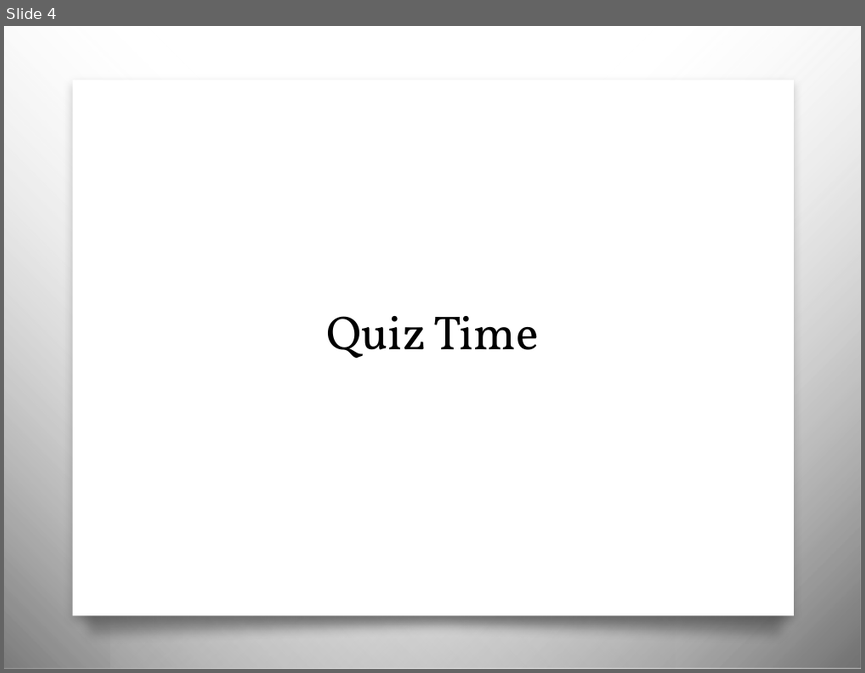
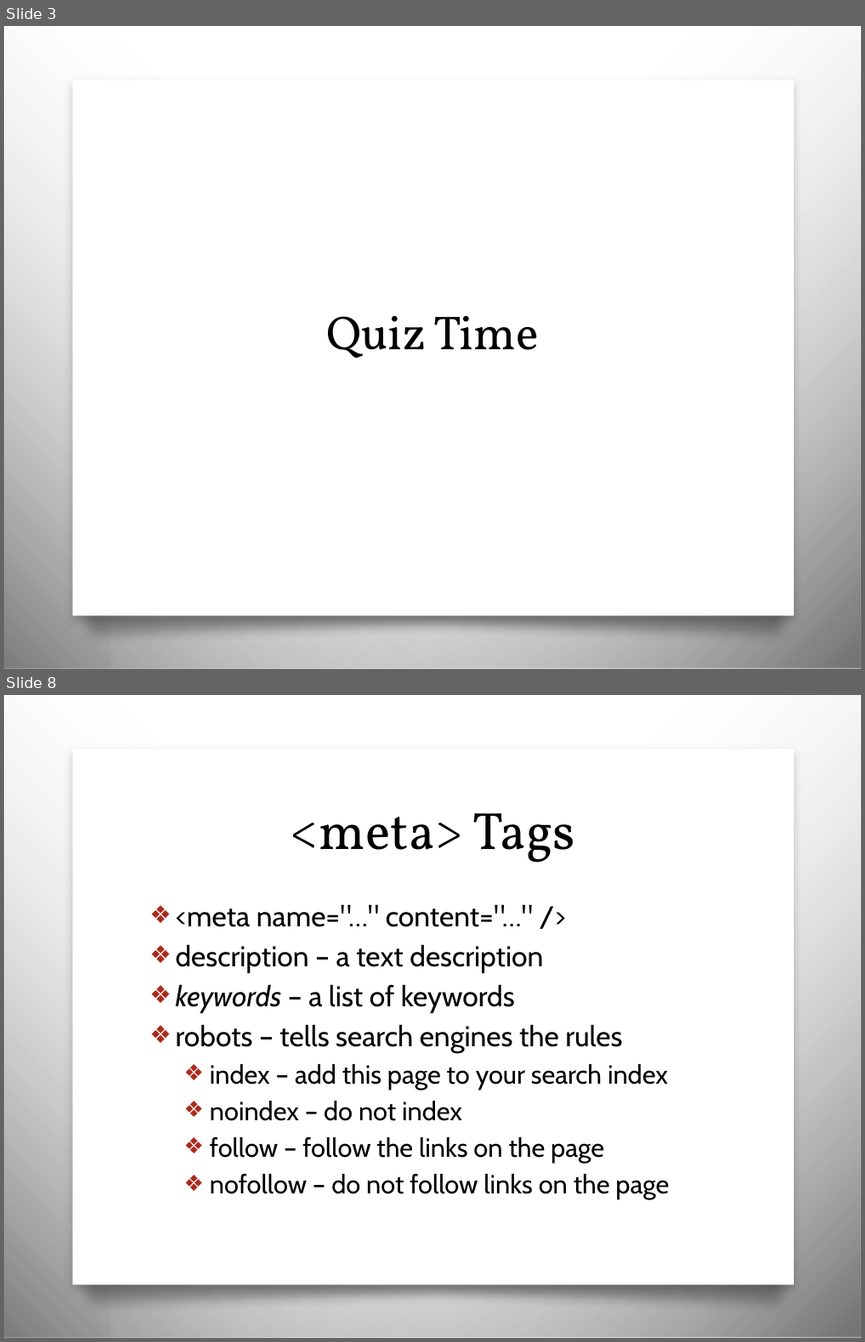
Before and after one commit to awayken/USF-ART329, a slide deck: slides/classthree/slides.pptx. Shown one above the other, each under a label of ours: slide 4 before the commit, slides 3 and 8 after it; the slides between them are not shown. The pictures are 865x673 and 865x1342 pixels, drawn with LibreOffice and Linux fonts; fonts in the diff are those of the drawing; background and template pictures are left out. Boxes give left, top, right and bottom in pixels: in the first picture for what was removed or moved away, otherwise in the second. Text is boxed around its words. In the diff, an @@ line names an element or a change of style, - is before the commit and + after.

```diff
--- a/slides/classthree/slides.pptx
+++ b/slides/classthree/slides.pptx
@@ slide 8 added at (4,695,861,1338), background picture (left out); not listed: 4 template elements that a slide beside it also shows @@
@@ title added at (290,813,575,862), 44 pt, text #000000 @@
+<meta> Tags
@@ text added at (176,904,669,1199), 22 pt, text #000000 @@
+❖ <meta name="…" content="…" />
+❖ description – a text description
+❖ keywords – a list of keywords
+❖ robots – tells search engines the rules
+  ❖ index – add this page to your search index
+  ❖ noindex – do not index
+  ❖ follow – follow the links on the page
+  ❖ nofollow – do not follow links on the page
@@ what was slide 4 is now slide 3 @@
```
Also in this commit, not shown: 8 slides changed, 24 other slides added, 19 slides removed.
